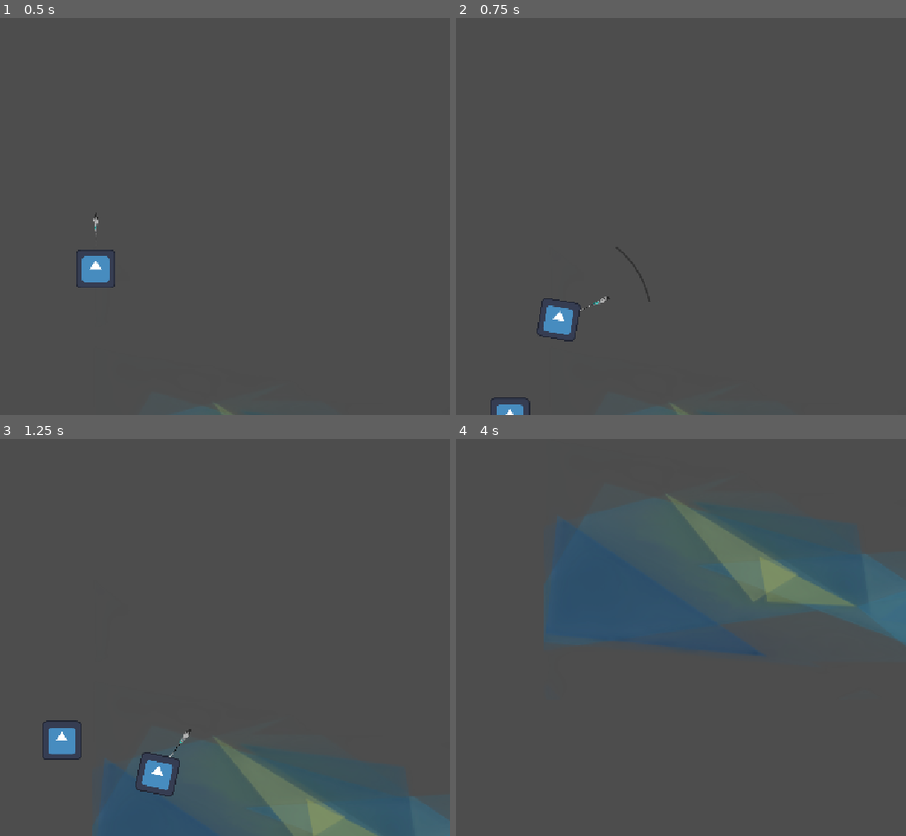
Above: before the commit, frames 1-4 (two rows, left to right).
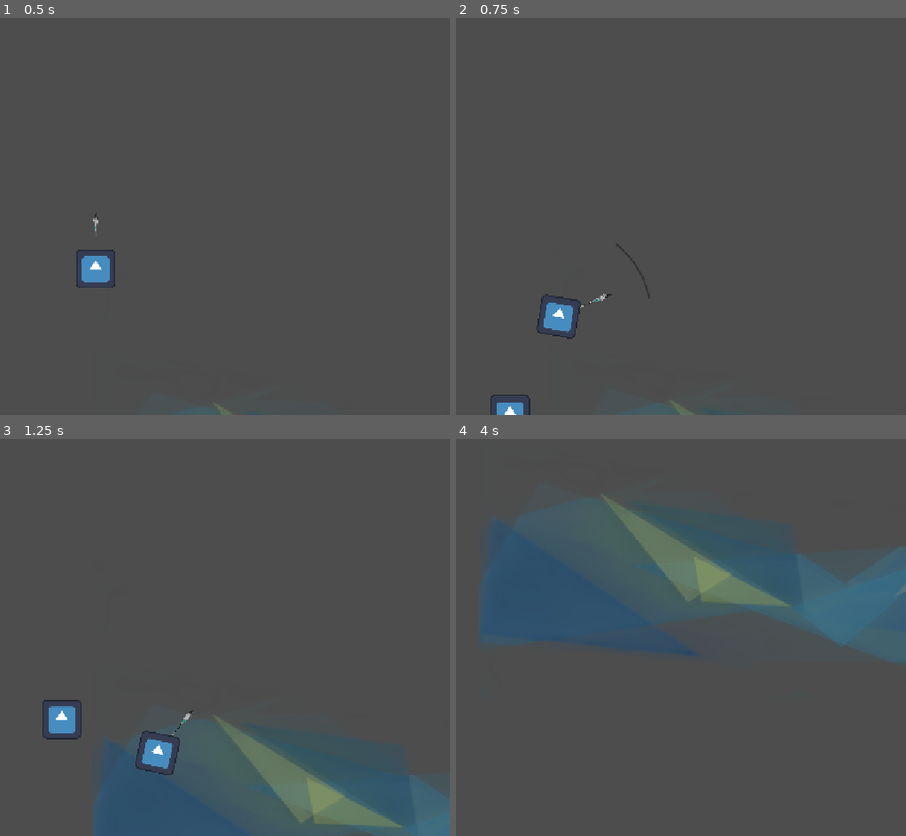
Above: after the commit, the same moments.

Repository: VSathvikReddy/Let-s-figure-it-out
Game: Godot game, scene res://demo.tscn
The game is run twice, just before and just after one commit, with the same random seed, the same clock (stepped at 60 frames per second) and the same inputs. The project has no main scene, so this scene is started directly. The engine's default icon, where the game draws it, is replaced by a stand-in: a white triangle on a blue panel in a dark square.
Inputs (mouse positions are in pixels of both pictures, inside the frame that each line leads up to):
- Up to frame 1 (0.5 s): no input
- Up to frame 2 (0.75 s): move the mouse to (708, 196) at 0.52 s; hold Right (move_right) from 0.53 s (still down); tap Space (attack) at 0.6 s; click (708, 196) at 0.67 s
- Up to frame 3 (1.25 s): keep holding Right (move_right)
- Up to frame 4 (4 s): release Right (move_right) at 1.25 s; drag from (outside the picture) to (519, 740) at 1.27 s; move the mouse to (622, 550) at 2.02 s; hold Right (move_right) 2.03-2.75 s; tap Space (attack) at 2.1, 3.6 s; drag from (514, 716) to (outside the picture) at 2.77 s; move the mouse to (766, 697) at 3.52 s; hold A (move_left) from 3.53 s (still down)

Frame 1 is identical in both runs. In frame 2, 0.5% of the frame differs, in the area x 7-53%, y 57-100%; in frame 3, 5.6%; in frame 4, 11%, in the area x 5-100%, y 14-56%.

Commit message:
Camera Jitter Removed

Diff:
--- a/player/camera_2d.gd
+++ b/player/camera_2d.gd
@@ -1,34 +1,36 @@
 extends Camera2D
 
-# Exported Variables
+# Exported Smoothness Controls
+@export_range(1.0, 30.0) var horizontal_smoothness: float = 10.0
+@export_range(1.0, 30.0) var vertical_smoothness: float = 10.0
+@export_range(1.0, 30.0) var fall_smoothness: float = 16.0
+
+# Dead Zones
 @export var horizontal_dead_zone: float = 30.0
 @export var vertical_dead_zone: float = 30.0
-@export var follow_speed: float = 120000.0
+
+# Pixel Art Crispness
+@export var snap_to_pixels: bool = true
 
 var player: CharacterBody2D
 var level_bounds: ReferenceRect
+var exact_position: Vector2
 
 func _ready() -> void:
-	# Make camera ignore parent transform movement (treats coordinates as global space)
 	top_level = true
-
-	# Get reference to parent player
 	player = get_parent() as CharacterBody2D
 
 	if player:
-		global_position = player.global_position
+		exact_position = player.global_position
+		global_position = exact_position
 
-	# Find ReferenceRect in the loaded level scene via Group
 	setup_level_bounds()
 
-func _physics_process(delta: float) -> void:
+func _process(delta: float) -> void:
 	update_camera_position(delta)
 
-## Finds ReferenceRect in level scene and sets Camera2D bounds
 func setup_level_bounds() -> void:
-	# Search scene tree for ReferenceRect node tagged in group "level_bounds"
 	var bounds_nodes = get_tree().get_nodes_in_group("level_bounds")
-
 	if bounds_nodes.size() > 0:
 		level_bounds = bounds_nodes[0] as ReferenceRect
 		var bounds_rect: Rect2 = level_bounds.get_global_rect()
@@ -38,32 +40,34 @@
 		limit_top = int(bounds_rect.position.y)
 		limit_bottom = int(bounds_rect.end.y)
 
-		print("Camera limits updated from ReferenceRect:", limit_left, limit_right, limit_top, limit_bottom)
-
-## Smooth dead-zone tracking using global coordinates
 func update_camera_position(delta: float) -> void:
 	if not player:
 		return
 
+	# Use player's interpolated visual position rather than raw physics position
 	var player_pos = player.global_position
-	var camera_pos = global_position
-	var target_pos = camera_pos
+	var target_pos = exact_position
 
-	# Horizontal Dead Zone
-	if abs(player_pos.x - camera_pos.x) > horizontal_dead_zone:
-		target_pos.x = player_pos.x
+	# 1. Calculate Edge-Anchored Targets (Prevents sudden deadzone snaps)
+	var diff_x = player_pos.x - exact_position.x
+	if abs(diff_x) > horizontal_dead_zone:
+		target_pos.x = player_pos.x - (sign(diff_x) * horizontal_dead_zone)
 
-	# Vertical Dead Zone
-	if player_pos.y < camera_pos.y - vertical_dead_zone:
-		target_pos.y = player_pos.y
-	elif player_pos.y > camera_pos.y + vertical_dead_zone:
-		target_pos.y = player_pos.y
+	var diff_y = player_pos.y - exact_position.y
+	if abs(diff_y) > vertical_dead_zone:
+		target_pos.y = player_pos.y - (sign(diff_y) * vertical_dead_zone)
 
-	# Global Position Tracking (Horizontal)
-	global_position.x = move_toward(global_position.x, target_pos.x, follow_speed * delta)
+	# 2. Frame-rate independent decay weights
+	var x_weight = 1.0 - exp(-horizontal_smoothness * delta)
+	var active_y_smooth = fall_smoothness if player_pos.y > exact_position.y else vertical_smoothness
+	var y_weight = 1.0 - exp(-active_y_smooth * delta)
 
-	# Global Position Tracking (Vertical - match fall velocity if falling)
-	if player_pos.y > camera_pos.y:
-		global_position.y = move_toward(global_position.y, target_pos.y, player.velocity.y * delta)
+	# 3. Smooth sub-pixel tracking variable
+	exact_position.x = lerp(exact_position.x, target_pos.x, x_weight)
+	exact_position.y = lerp(exact_position.y, target_pos.y, y_weight)
+
+	# 4. Render Position (Optionally rounded to avoid pixel distortion)
+	if snap_to_pixels:
+		global_position = exact_position.round()
 	else:
-		global_position.y = move_toward(global_position.y, target_pos.y, follow_speed * delta)
+		global_position = exact_position
--- a/player/player.tscn
+++ b/player/player.tscn
@@ -84,8 +84,8 @@
 position_smoothing_speed = 10.0
 drag_horizontal_enabled = true
 drag_vertical_enabled = true
-drag_left_margin = 0.7
-drag_top_margin = 0.5
-drag_right_margin = 0.7
-drag_bottom_margin = 0.5
+drag_left_margin = 0.5
+drag_top_margin = 0.3
+drag_right_margin = 0.5
+drag_bottom_margin = 0.3
 script = ExtResource("6_g6k8r")
